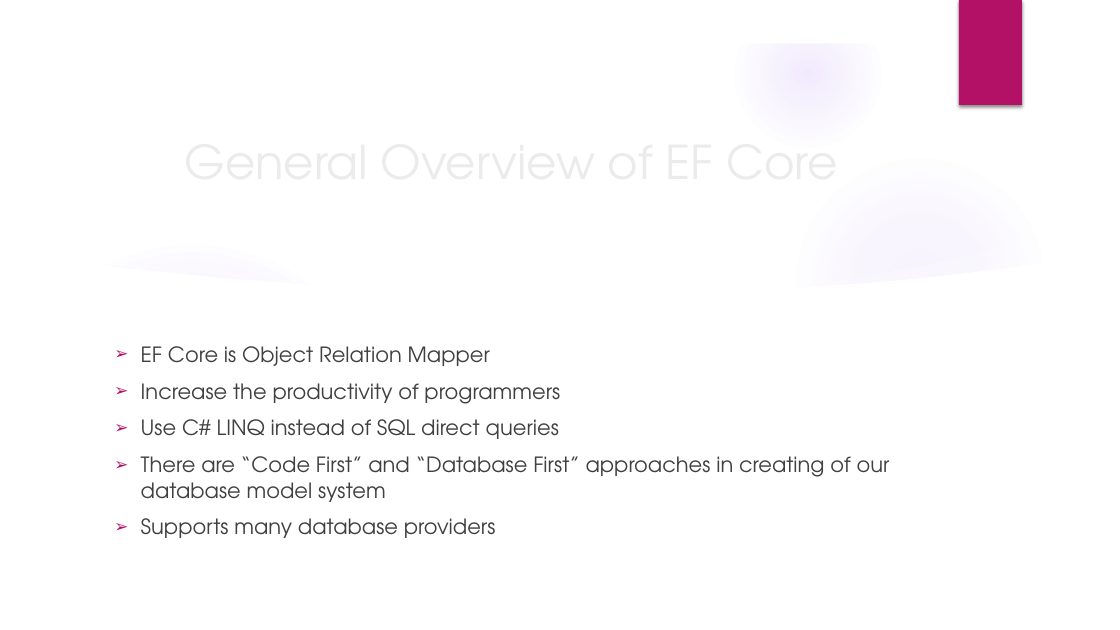
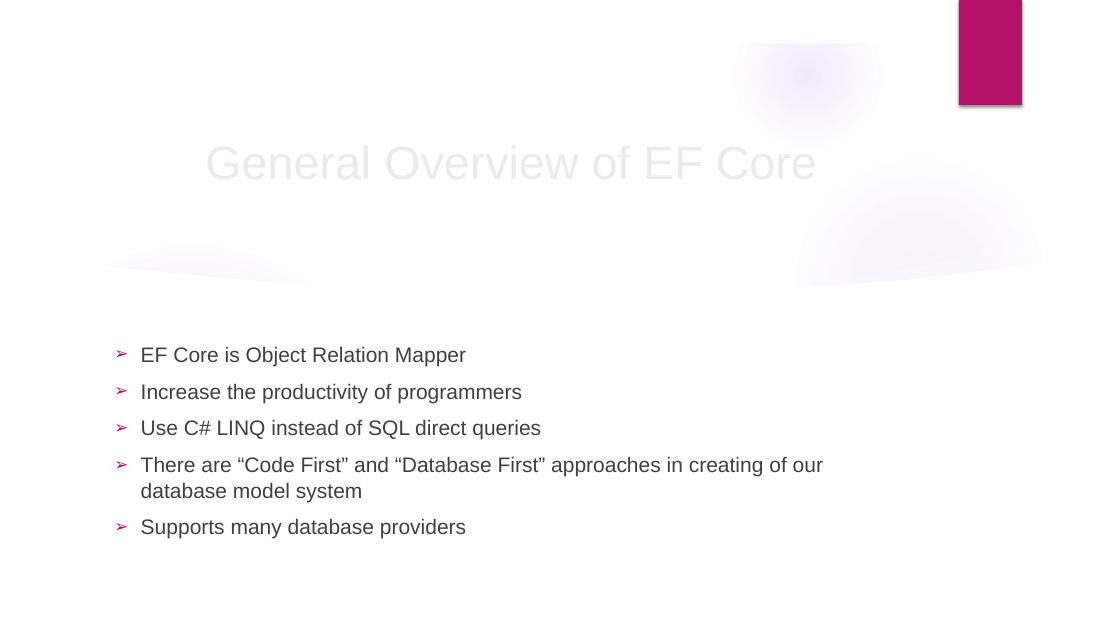
Before and after one commit to velizar92/TSK_Presentations, a slide deck: slide 16 of Databases_and_EntityFrameworkCore.pptx. Drawn at 1120x630 pixels with LibreOffice and Linux fonts; fonts in the diff are those of the drawing; background and template pictures are left out. Boxes give left, top, right and bottom in pixels: in the first picture for what was removed or moved away, otherwise in the second. Text is boxed around its words. In the diff, an @@ line names an element or a change of style, - is before the commit and + after.

Commit message:
Add right font (Arial)

```diff
--- a/Databases_and_EntityFrameworkCore.pptx
+++ b/Databases_and_EntityFrameworkCore.pptx
@@ title "General Overview of EF Core" at <box>106,97,918,223</box>: font TeX Gyre Adventor to Arial @@
@@ text "EF Core is Object Relation ..." at <box>141,346,823,539</box>: font TeX Gyre Adventor to Arial @@
```
Also in this commit, not shown: 1 other slide changed.
